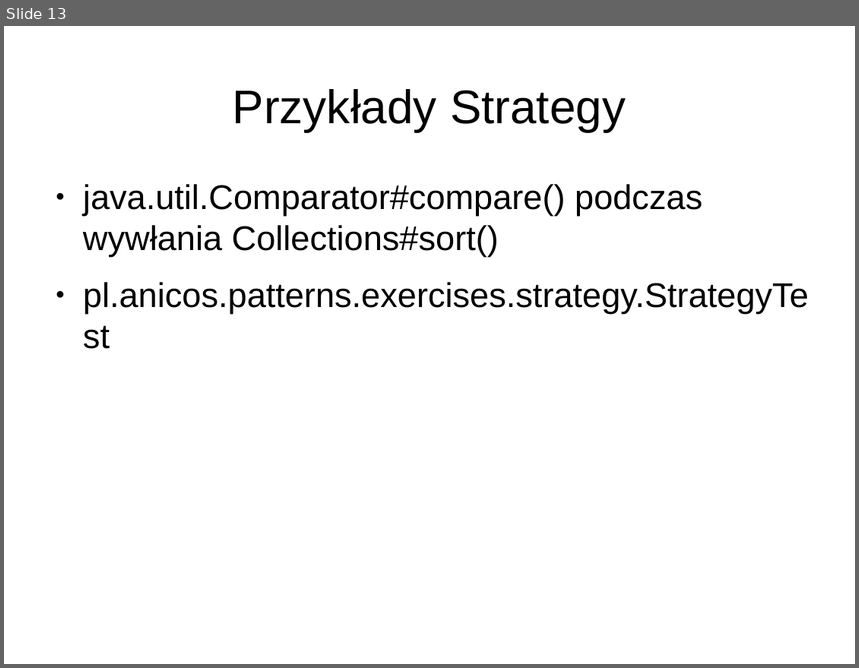
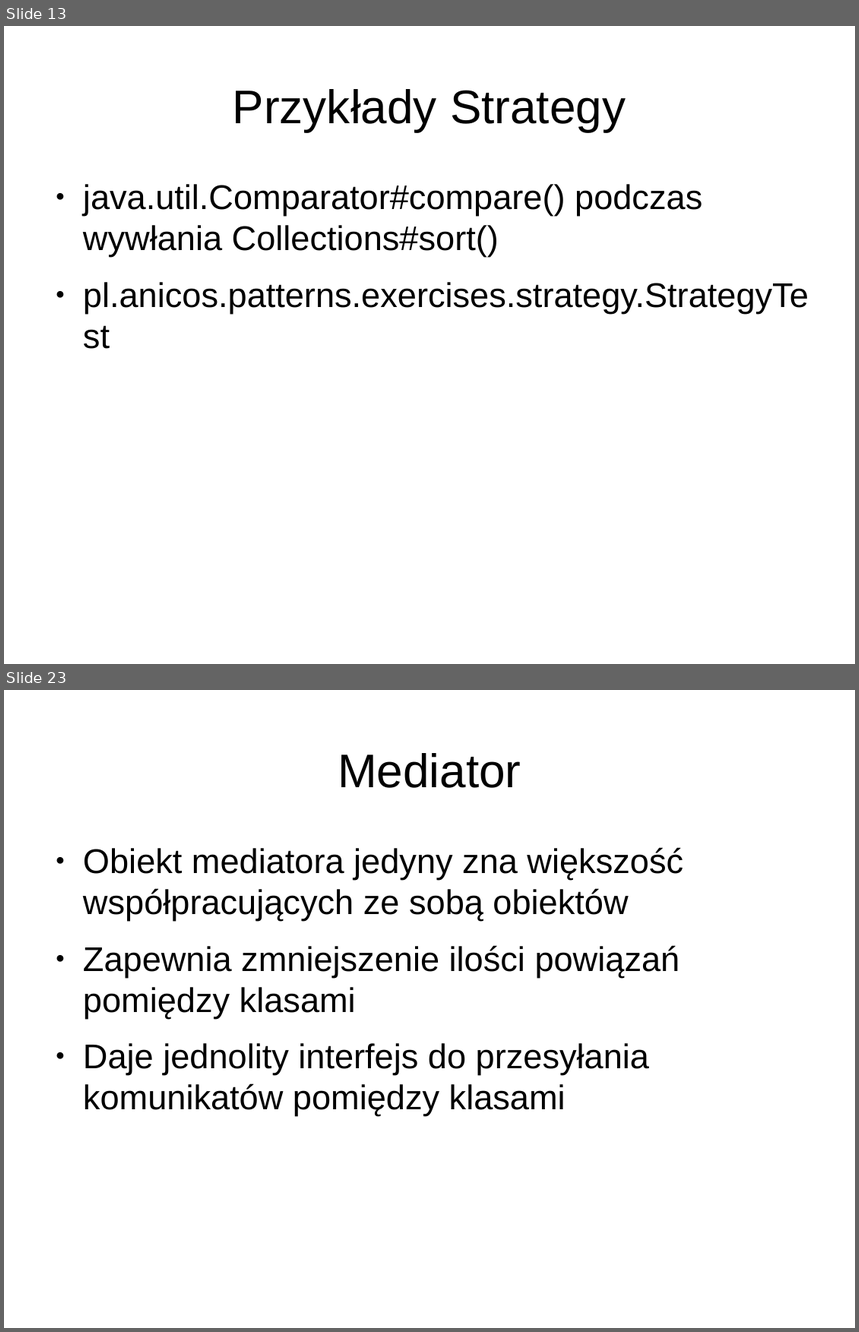
Before and after one commit to anicos/wzorce-projektowe-prezentacja, a slide deck: Part_3.odp. Shown one above the other, each under a label of ours: slide 13 before the commit, slides 13 and 23 after it; the slides between them are not shown. The pictures are 859x668 and 859x1332 pixels, drawn with LibreOffice and Linux fonts; fonts in the diff are those of the drawing. Boxes give left, top, right and bottom in pixels: in the first picture for what was removed or moved away, otherwise in the second. Text is boxed around its words. In the diff, an @@ line names an element or a change of style, - is before the commit and + after.

```diff
--- a/Part_3.odp
+++ b/Part_3.odp
@@ slide 23 added at [4, 690, 855, 1328], background #FFFFFF @@
@@ title added at [338, 753, 521, 788], 44 pt, text #000000 @@
+Mediator
@@ text added at [83, 847, 683, 1116], 32 pt, text #000000 @@
+● Obiekt mediatora jedyny zna większość współpracujących ze sobą obiektów
+● Zapewnia zmniejszenie ilości powiązań pomiędzy klasami
+● Daje jednolity interfejs do przesyłania komunikatów pomiędzy klasami
```
Also in this commit, not shown: 11 other slides added, 2 other files.
